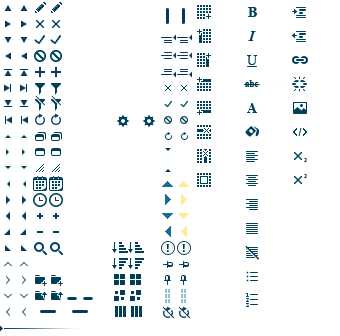
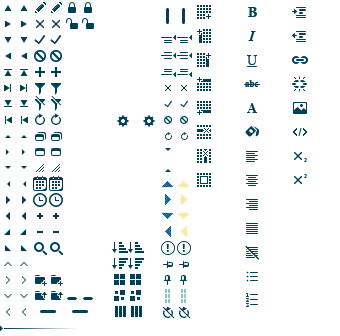
Layer changes from the first (340, 336) image to the second:
added group "Lock" with 5 layers above "exclamation copy" over [66, 2, 94, 29]
added layer "unlock hover" in group "Lock" over [82, 18, 94, 29]
added layer "unlock" in group "Lock" over [66, 18, 78, 29]
added layer "lock hover" in group "Lock" over [84, 2, 92, 13]
added layer "lock" in group "Lock" over [68, 2, 76, 13]
